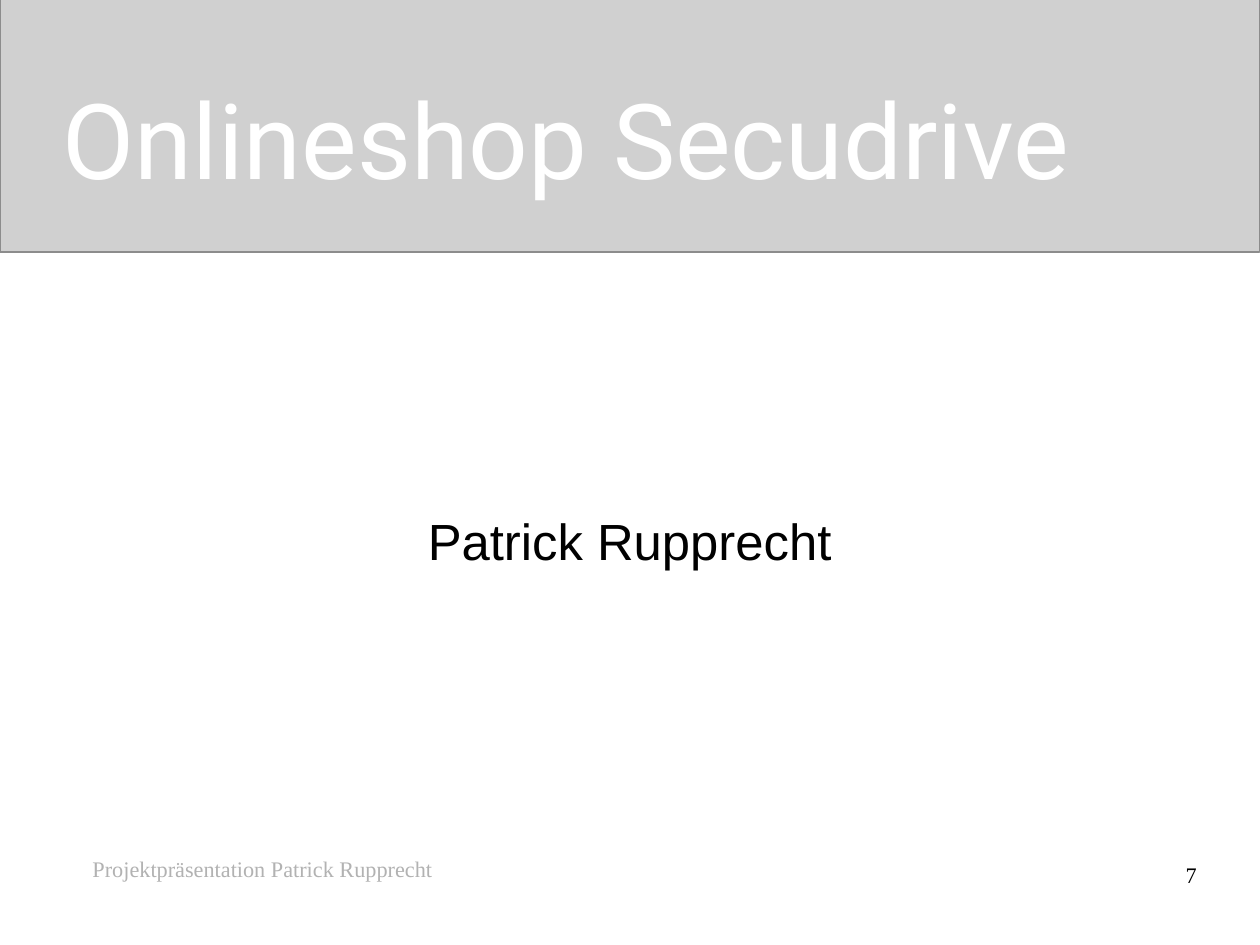
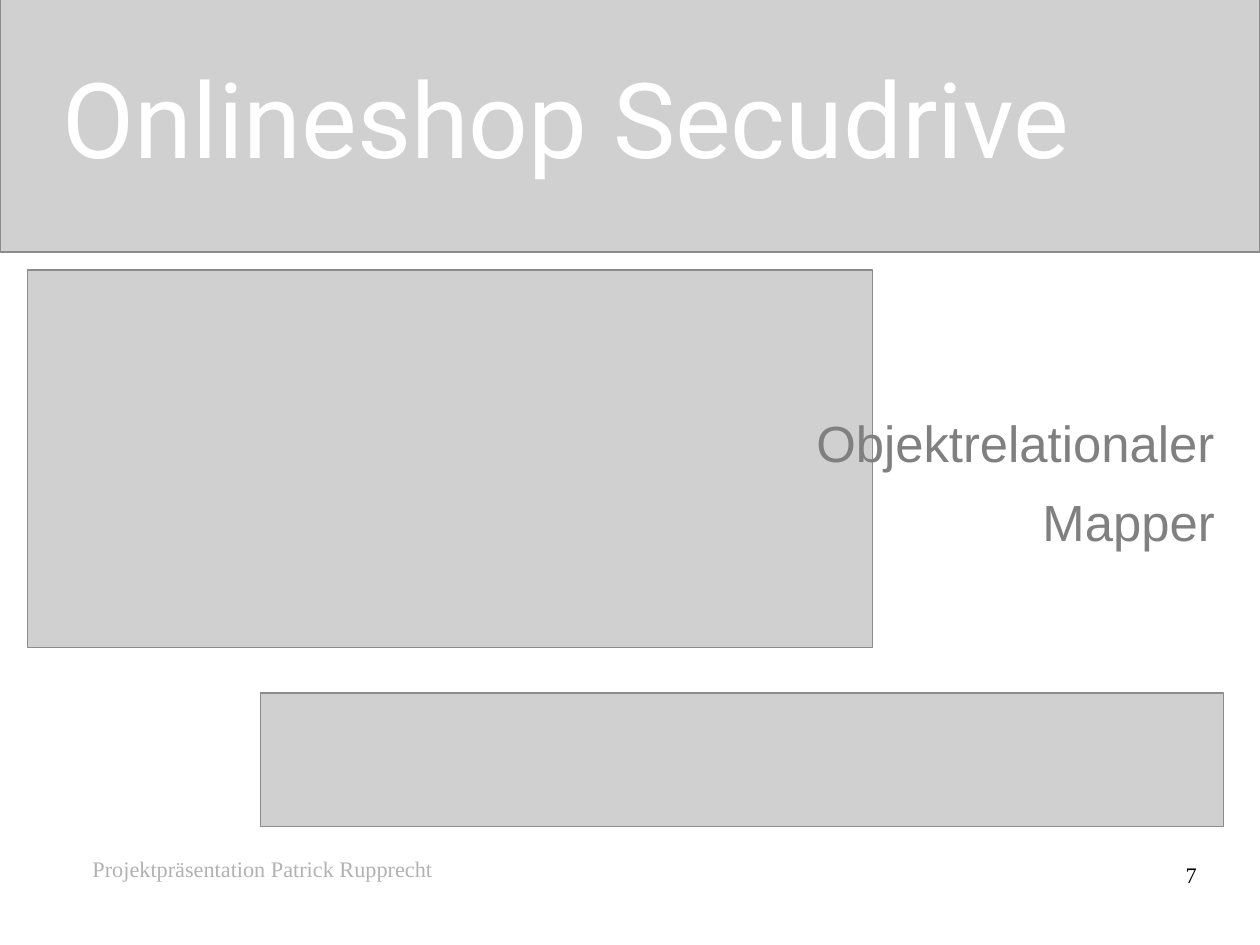
Before and after one commit to patrup/OnlineShop, a slide deck: slide 7 of OnlineShop/OnlineShop.odp. Drawn at 1260x945 pixels with LibreOffice and Linux fonts; fonts in the diff are those of the drawing; grey boxes stand for pictures. Boxes give left, top, right and bottom in pixels: in the first picture for what was removed or moved away, otherwise in the second. Text is boxed around its words. In the diff, an @@ line names an element or a change of style, - is before the commit and + after.

```diff
--- a/OnlineShop/OnlineShop.odp
+++ b/OnlineShop/OnlineShop.odp
@@ title "Onlineshop Secudrive": place and size @@
-title "Onlineshop Secudrive" at [63,101,1069,200]
+title "Onlineshop Secudrive" at [63,80,1069,179]
@@ picture added at [27,270,874,647] @@
@@ subtitle added at [816,421,1214,552], 32 pt, text #808080 @@
+Objektrelationaler
+Mapper
@@ subtitle removed at [428,523,831,571] @@
-Patrick Rupprecht
@@ picture added at [261,693,1225,827] @@
```
Also in this commit, not shown: 4 other slides changed, 6 other files.
